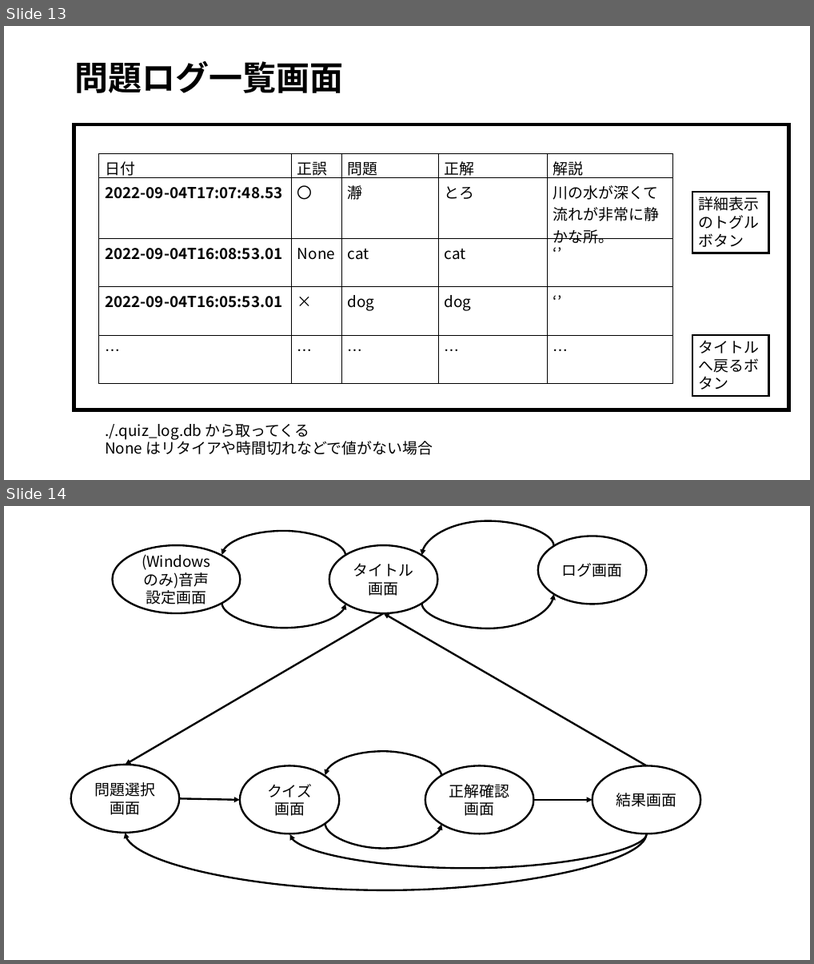
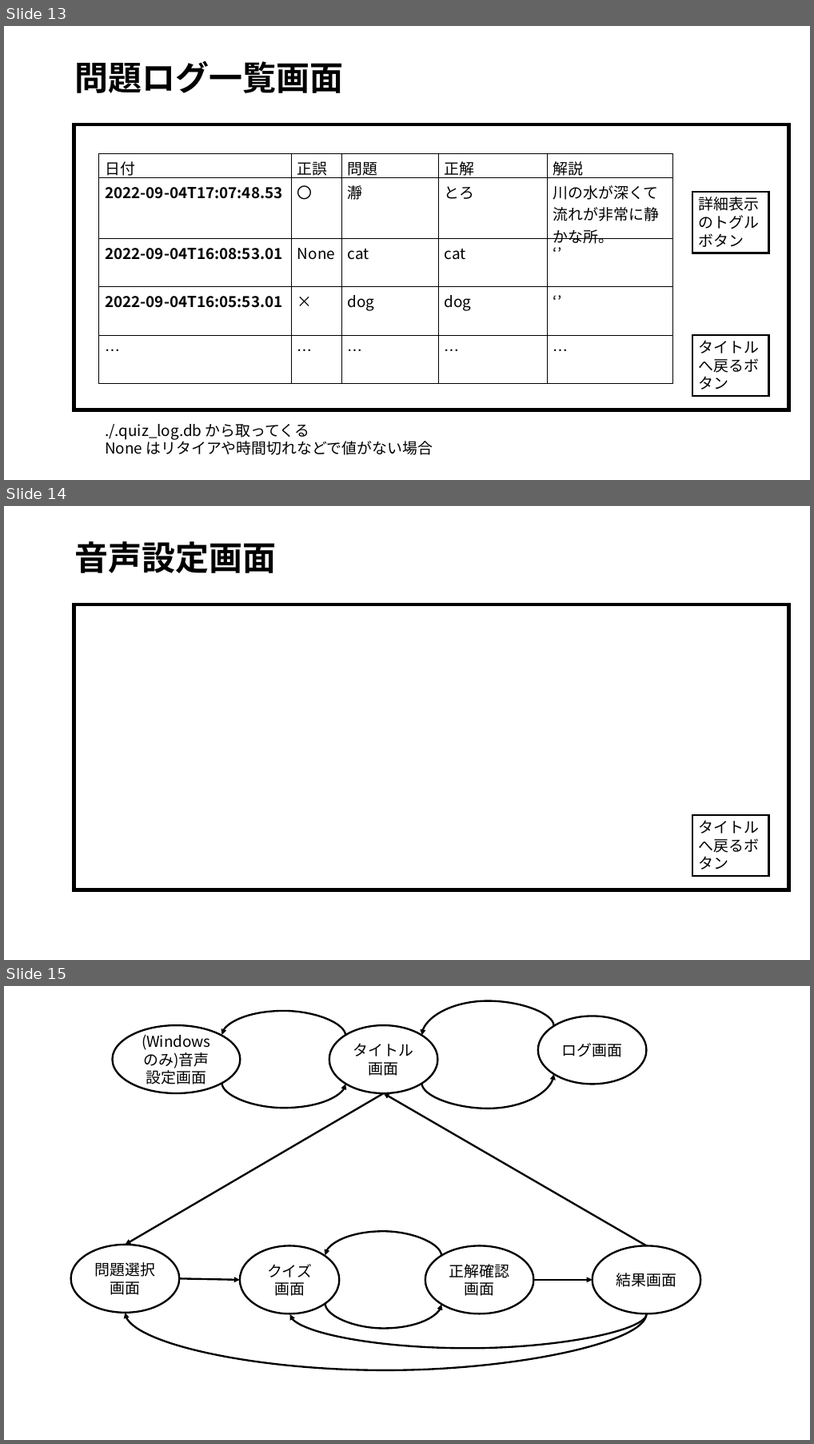
Before and after one commit to tanakai0/stdlib_py_typist, a slide deck: design.pptx. Shown one above the other, each under a label of ours: slides 13 and 14 before the commit, slides 13, 14 and 15 after it. The pictures are 814x964 and 814x1444 pixels, drawn with LibreOffice and Linux fonts; fonts in the diff are those of the drawing. Boxes give left, top, right and bottom in pixels: in the first picture for what was removed or moved away, otherwise in the second. Text is boxed around its words. In the diff, an @@ line names an element or a change of style, - is before the commit and + after.

```diff
--- a/design.pptx
+++ b/design.pptx
@@ slide 14 added at (4,506,810,960), background #FFFFFF @@
@@ text added at (75,541,277,573), 40 pt, text #000000, bold @@
+音声設定画面
@@ rectangle added at (74,604,790,890), fill #FFFFFF, outline #000000 4.5 pt @@
@@ rectangle added at (693,815,770,876), fill #FFFFFF, outline #000000 2.25 pt, 18 pt, text #000000 @@
+タイトルへ戻るボタン
@@ what was slide 14 is now slide 15 @@
```
Also in this commit, not shown: 1 slide changed.
